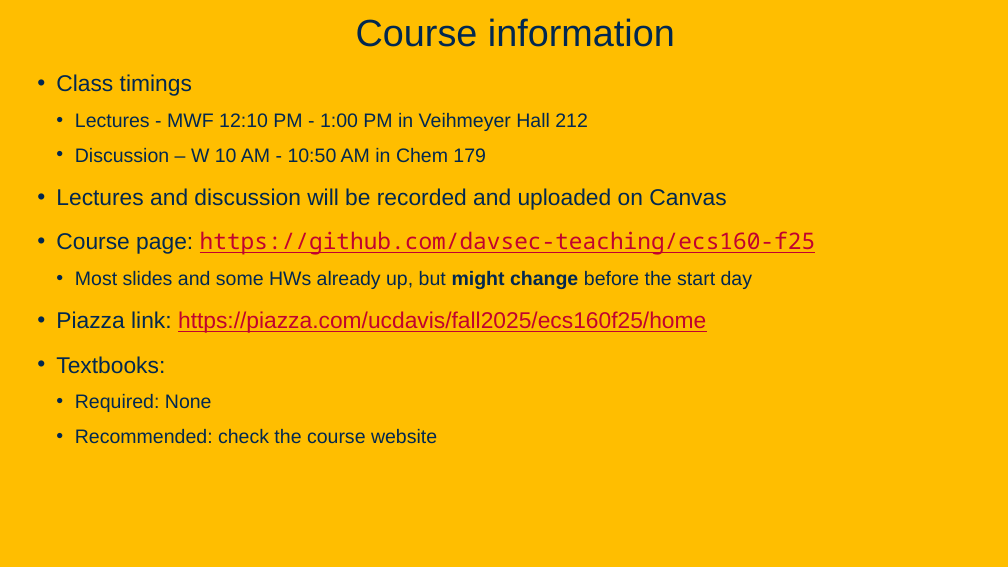
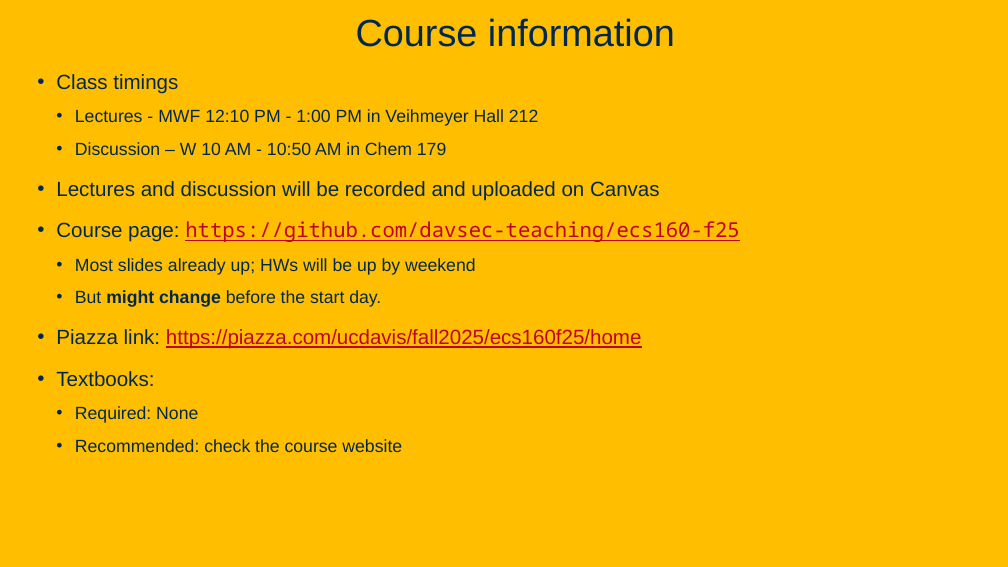
Before and after one commit to davsec-teaching/ecs160-f25, a slide deck: slide 5 of slides/1_logistics_and_course_introduction.pptx (slide 4 before the commit). Drawn at 1008x567 pixels with LibreOffice and Linux fonts; fonts in the diff are those of the drawing; background and template pictures are left out. Boxes give left, top, right and bottom in pixels: in the first picture for what was removed or moved away, otherwise in the second. Text is boxed around its words. In the diff, an @@ line names an element or a change of style, - is before the commit and + after.

```diff
--- a/slides/1_logistics_and_course_introduction.pptx
+++ b/slides/1_logistics_and_course_introduction.pptx
@@ text at bbox=[56, 74, 739, 452]: size 21.7 to 19.6 pt in "Class timings", "Lectures and discussion will be recorded and ...", "Course page: https://github.com/davsec-teaching/ecs160-f25", "Piazza link: https://piazza.com/ucdavis/fall2025/ecs160f25/h ..." and 1 more places; size 18.6 to 16.8 pt in "Lectures - MWF 12:10 PM - 1:00 ...", "Discussion – W 10 AM - 10:50 ...", "Required: None", "Recommended: check the course website" @@
@@ text at bbox=[75, 258, 476, 307]: text changed; size 18.6 to 16.8 pt @@
-  • Most slides and some HWs already up, but might change before the start day
+  • Most slides already up; HWs will be up by weekend
+  • But might change before the start day.
```
Also in this commit, not shown: 19 other slides changed, 4 slides added, 1 other file.
